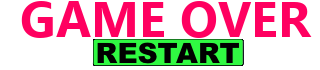
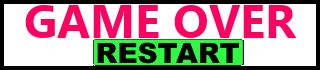
Layer changes from the first w=320, h=70 image to the second:
painted on "GAME OVER" over [21,1,312,38]
added layer "Calque" above "gameover.png" over [92,39,243,66]
painted on "gameover.png" over [0,0,320,70]
